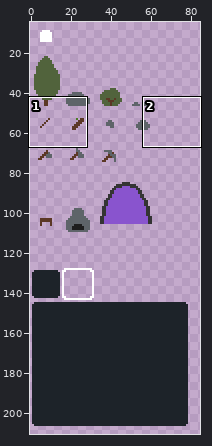
File history of a sprite sheet, public/textures/atlas.png. Above: a wide view before the commit, with the close-up outlined.
Close-up. Before the edit:
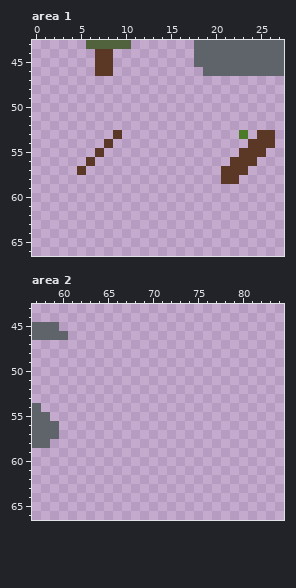
The file is 256x256 pixels. Shown: area 1: x 0..27, y 43..66; area 2: x 57..84, y 43..66. The wide view leaves out empty margins.
The result:
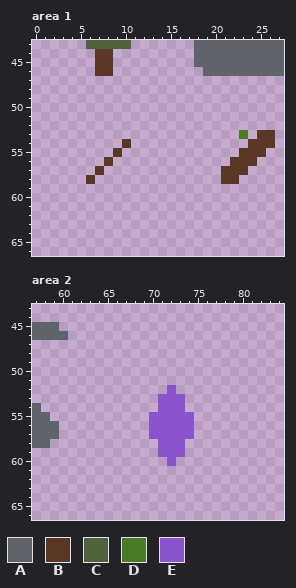
Palette (. is transparent): A #5e6469  B #5b3825  C #51633c  D #4c7b27  E #8954ce
From old to new:
Area 1:
The author put colour B in row 54 at x 10; in row 55 at x 9; in row 56 at x 8; in row 57 at x 7; in row 58 at x 6.
Colour B is removed in row 53 at x 9; in row 54 at x 8; in row 55 at x 7; in row 56 at x 6; in row 57 at x 5.
Area 2:
The author put colour E in row 52 at x 72; in rows 53 to 54 at x 71 to 73; in rows 55 to 57 at x 70 to 74; in rows 58 to 59 at x 71 to 73; in row 60 at x 72.
